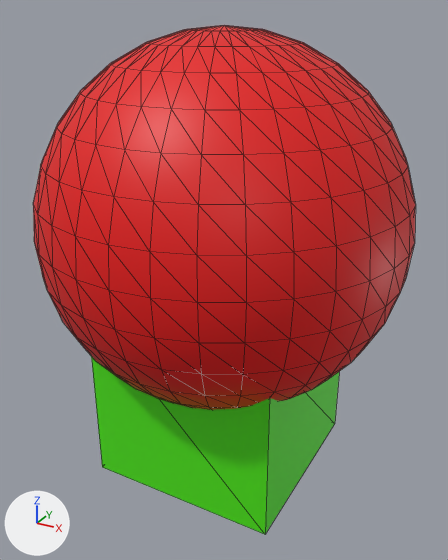
Before and after pictures for a commit that changed the glTF model io_export_webgo/godot_viewer/model/model.glb.
The view is the same before and after, from a camera (50 mm lens) standing at (2.84, -5.17, 3.68) and looking at (0.03, -0.06, 1.13). Lighting does not change. The marker at lower left points along +X, +Y and +Z. Mesh edges are drawn as thin lines. Where no turn or scale is listed for an object, it has been applied to the vertices.

Script lines for the objects in view, before the commit:
```python
mat_material = principled_material('Material')
mat_material.base_color = (0.0729, 0.8, 0.00397)  # green #4ce70d
mat_material_001 = principled_material('Material.001')
mat_material_001.base_color = (0.8, 0.00573, 0.00542)  # red #e71111
me_cube = bpy.data.meshes.new('Cube')
me_cube.from_pydata(...)  # a box spanning x -1.0..1.0, y -1.0..1.0, z -1.0..1.0
me_cube.materials.append(mat_material)  # green #4ce70d
me_sphere = bpy.data.meshes.new('Sphere')
me_sphere.from_pydata(...)  # a UV sphere (32 segments, 16 rings, poles along z) spanning x -1.82..1.82, y -1.82..1.82, z -1.82..1.82
me_sphere.materials.append(mat_material_001)  # red #e71111
ob_cube = bpy.data.objects.new('Cube', me_cube)
ob_cube.location = (0.0, 0.0, 0.0)
ob_sphere = bpy.data.objects.new('Sphere', me_sphere)
ob_sphere.location = (0.0, 0.0, 1.71)
```
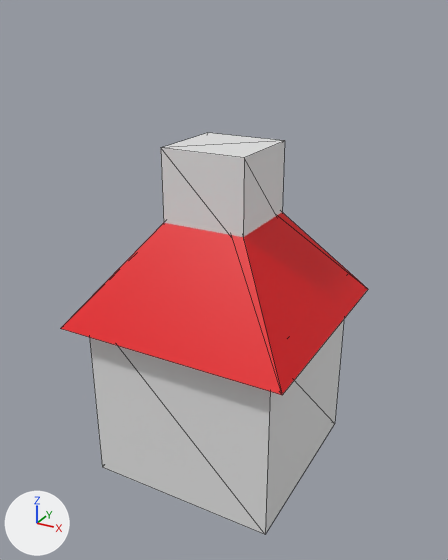
What changed in the scene script:
```text
Change mat_material:
    mat_material.base_color: (0.0729, 0.8, 0.00397) -> (0.8, 0.8, 0.8)  # green #4ce70d -> white #e7e7e7
Change mat_material_001:
    mat_material_001.base_color: (0.8, 0.00573, 0.00542) -> (0.8, 0.0, 0.00399)  # red #e71111 -> red #e7000d
Add me_cube_002:
    me_cube_002.from_pydata(...)  # a box spanning x -0.432..0.432, y -0.432..0.432, z -0.432..0.432
    me_cube_002.materials.append(mat_material)  # white #e7e7e7
Add me_cube_001:
    me_cube_001.from_pydata([(0.09, 0.09, 0.25), (1.19, 1.19, -1.19), (0.09, -0.09, 0.25), (1.19, -1.19, -1.19), (-0.09, 0.09, 0.25), (-1.19, 1.19, -1.19), (-0.09, -0.09, 0.25), (-1.19, -1.19, -1.19)], [], [(0, 4, 6), (0, 6, 2), (3, 2, 6), (3, 6, 7), (7, 6, 4), (7, 4, 5), (5, 1, 3), (5, 3, 7), (1, 0, 2), (1, 2, 3), (5, 4, 0), (5, 0, 1)])
    me_cube_001.materials.append(mat_material_001)  # red #e7000d
Remove ob_sphere:
    ob_sphere = bpy.data.objects.new('Sphere', me_sphere)
    ob_sphere.location = (0.0, 0.0, 1.71)
Add ob_cube_002:
    ob_cube_002 = bpy.data.objects.new('Cube.002', me_cube_002)
    ob_cube_002.location = (0.0, 0.0, 2.07)
Add ob_cube_001:
    ob_cube_001 = bpy.data.objects.new('Cube.001', me_cube_001)
    ob_cube_001.location = (0.0, 0.0, 1.98)
```

Changed parts and their boxes (x1, y1, x2, y2) in the pictures (448 x 560 px):
'Sphere', deleted (red): before (33, 25, 416, 410)
'Cube.001', added (red): after (60, 212, 368, 395)
'Cube', recoloured (green to white): (89, 320, 344, 534) in both
'Cube.002', added: after (161, 133, 285, 237)
